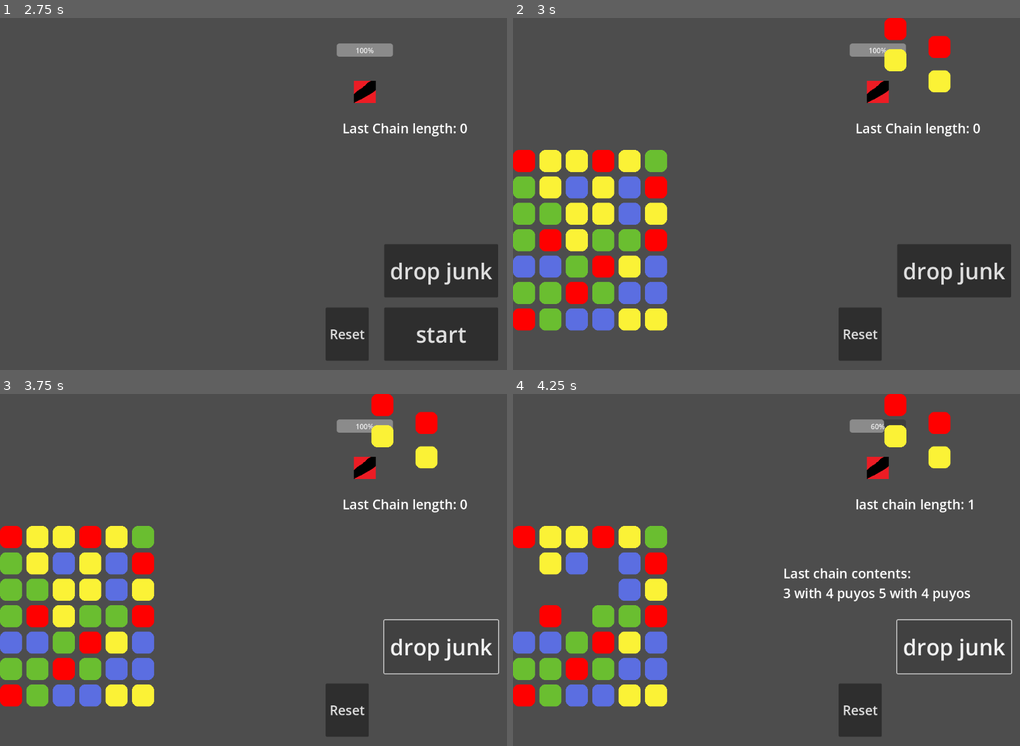
Above: before the commit, frames 1-4 (two rows, left to right).
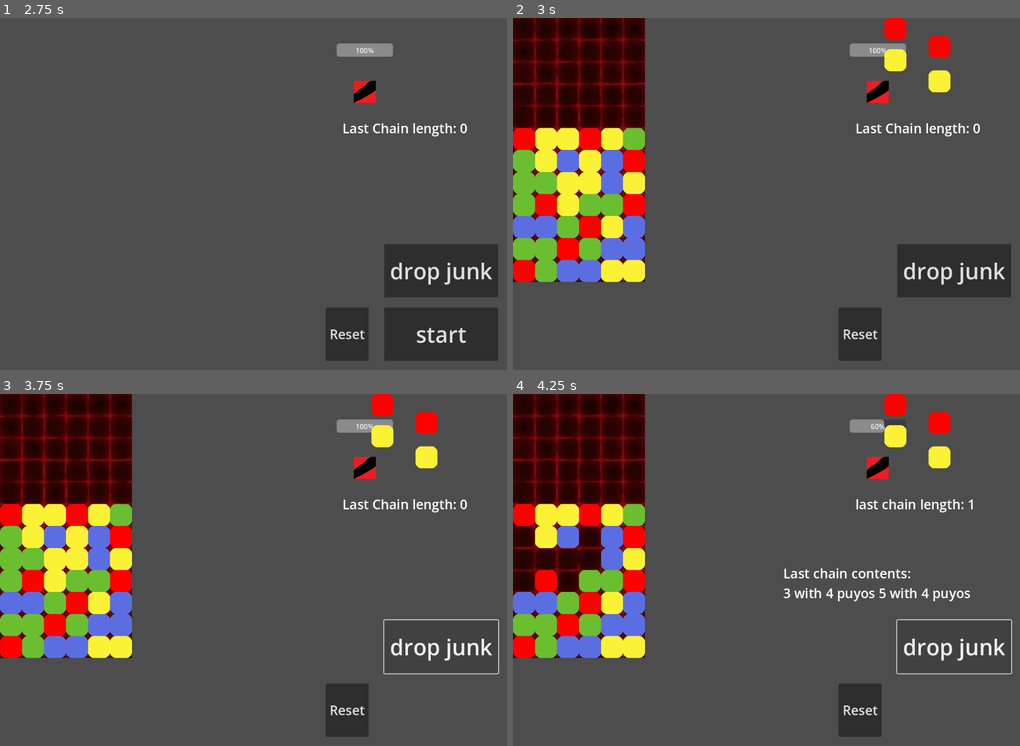
Above: after the commit, the same moments.

Repository: MarGamaDev/PuyoPuyoLike
Game: Godot game, scene res://Scenes/main_menu.tscn
The game is run twice, just before and just after one commit, with the same random seed, the same clock (stepped at 60 frames per second) and the same inputs. This scene is started directly instead of the project's main scene. The engine's default icon, where the game draws it, is replaced by a stand-in: a white triangle on a blue panel in a dark square.
Inputs:
- Up to frame 1 (2.75 s): tap Enter at 0.5 s; hold D (puyo_right) 0.53-1.28 s; tap 1 (TESTING_player_spawn) at 0.6, 1.35 s; hold S (puyo_down) 1.28-2 s; click "Start" at 2 s
- Up to frame 2 (3 s): click "start" at 2.75 s
- Up to frame 3 (3.75 s): click "drop junk" at 3.5 s
- Up to frame 4 (4.25 s): no input

Frame 1 is identical in both runs. In frame 2, 22% of the frame differs, in the area x 0-31%, y 0-89%; in frame 3, 22%; in frame 4, 23%.

Commit message:
implemented the grid background for puyo, puyo sizes are based off of it

Diff:
--- a/Scenes/grid_manager.tscn
+++ b/Scenes/grid_manager.tscn
@@ -7,6 +7,7 @@
 [ext_resource type="Script" uid="uid://ccmkst5npwi3n" path="res://scripts/audio/sound_effect.gd" id="5_onoqd"]
 [ext_resource type="AudioStream" uid="uid://dtfg7tw4n02cc" path="res://Placeholder Art/Clink.1.wav" id="6_5hofm"]
 [ext_resource type="AudioStream" uid="uid://dq2fpel8tfo2o" path="res://Placeholder Art/Thud.1.wav" id="7_tssi5"]
+[ext_resource type="Texture2D" uid="uid://csoroeu2gqsl0" path="res://Art/puyo_grid.jpeg" id="8_ahia6"]
 
 [sub_resource type="Resource" id="Resource_7y48m"]
 script = ExtResource("5_onoqd")
@@ -48,4 +49,8 @@
 [node name="SFXPlayer" parent="." instance=ExtResource("3_6mbex")]
 audio_library = SubResource("Resource_7rsak")
 
+[node name="GridBackground" type="Sprite2D" parent="."]
+texture = ExtResource("8_ahia6")
+centered = false
+
 [connection signal="timeout" from="PlayerDownTimer" to="." method="player_down_tick"]
--- a/Scenes/main_menu.tscn
+++ b/Scenes/main_menu.tscn
@@ -4,6 +4,157 @@
 [ext_resource type="Texture2D" uid="uid://dxjytwlr6d84f" path="res://Placeholder Art/menu_background.png" id="2_n45e2"]
 [ext_resource type="Texture2D" uid="uid://b6oxgd10fqwpj" path="res://Placeholder Art/box.png" id="3_opfnp"]
 [ext_resource type="Texture2D" uid="uid://d4feofqxnrx5x" path="res://Placeholder Art/logo.png" id="4_cp0ys"]
+
+[sub_resource type="Animation" id="Animation_t1dhk"]
+length = 0.001
+tracks/0/type = "value"
+tracks/0/imported = false
+tracks/0/enabled = true
+tracks/0/path = NodePath(".:position")
+tracks/0/interp = 1
+tracks/0/loop_wrap = true
+tracks/0/keys = {
+"times": PackedFloat32Array(0),
+"transitions": PackedFloat32Array(1),
+"update": 0,
+"values": [Vector2(124, -275)]
+}
+tracks/1/type = "value"
+tracks/1/imported = false
+tracks/1/enabled = true
+tracks/1/path = NodePath(".:modulate")
+tracks/1/interp = 1
+tracks/1/loop_wrap = true
+tracks/1/keys = {
+"times": PackedFloat32Array(0),
+"transitions": PackedFloat32Array(1),
+"update": 0,
+"values": [Color(1, 1, 1, 0)]
+}
+tracks/2/type = "value"
+tracks/2/imported = false
+tracks/2/enabled = true
+tracks/2/path = NodePath("../PlayerIllustration:modulate")
+tracks/2/interp = 1
+tracks/2/loop_wrap = true
+tracks/2/keys = {
+"times": PackedFloat32Array(0),
+"transitions": PackedFloat32Array(1),
+"update": 0,
+"values": [Color(1, 1, 1, 0)]
+}
+tracks/3/type = "value"
+tracks/3/imported = false
+tracks/3/enabled = true
+tracks/3/path = NodePath("../PlayerIllustration:position")
+tracks/3/interp = 1
+tracks/3/loop_wrap = true
+tracks/3/keys = {
+"times": PackedFloat32Array(0),
+"transitions": PackedFloat32Array(1),
+"update": 0,
+"values": [Vector2(540, 807)]
+}
+tracks/4/type = "value"
+tracks/4/imported = false
+tracks/4/enabled = true
+tracks/4/path = NodePath("../Buttons/StartButton:modulate")
+tracks/4/interp = 1
+tracks/4/loop_wrap = true
+tracks/4/keys = {
+"times": PackedFloat32Array(0),
+"transitions": PackedFloat32Array(1),
+"update": 0,
+"values": [Color(1, 1, 1, 0)]
+}
+tracks/5/type = "value"
+tracks/5/imported = false
+tracks/5/enabled = true
+tracks/5/path = NodePath("../Buttons/OptionsButton:modulate")
+tracks/5/interp = 1
+tracks/5/loop_wrap = true
+tracks/5/keys = {
+"times": PackedFloat32Array(0),
+"transitions": PackedFloat32Array(1),
+"update": 0,
+"values": [Color(1, 1, 1, 0)]
+}
+tracks/6/type = "value"
+tracks/6/imported = false
+tracks/6/enabled = true
+tracks/6/path = NodePath("../Buttons/CreditsButton:modulate")
+tracks/6/interp = 1
+tracks/6/loop_wrap = true
+tracks/6/keys = {
+"times": PackedFloat32Array(0),
+"transitions": PackedFloat32Array(1),
+"update": 0,
+"values": [Color(1, 1, 1, 0)]
+}
+tracks/7/type = "value"
+tracks/7/imported = false
+tracks/7/enabled = true
+tracks/7/path = NodePath("../Buttons:position")
+tracks/7/interp = 1
+tracks/7/loop_wrap = true
+tracks/7/keys = {
+"times": PackedFloat32Array(0),
+"transitions": PackedFloat32Array(1),
+"update": 0,
+"values": [Vector2(0, 404)]
+}
+
+[sub_resource type="Animation" id="Animation_ce3w2"]
+resource_name = "buttons"
+length = 2.0
+tracks/0/type = "value"
+tracks/0/imported = false
+tracks/0/enabled = true
+tracks/0/path = NodePath("../Buttons/StartButton:modulate")
+tracks/0/interp = 1
+tracks/0/loop_wrap = true
+tracks/0/keys = {
+"times": PackedFloat32Array(0, 1.2, 2),
+"transitions": PackedFloat32Array(8.28211, 8.28211, 8.28211),
+"update": 0,
+"values": [Color(1, 1, 1, 0), Color(1, 1, 1, 1), Color(1, 1, 1, 1)]
+}
+tracks/1/type = "value"
+tracks/1/imported = false
+tracks/1/enabled = true
+tracks/1/path = NodePath("../Buttons/OptionsButton:modulate")
+tracks/1/interp = 1
+tracks/1/loop_wrap = true
+tracks/1/keys = {
+"times": PackedFloat32Array(0, 1.63333, 2),
+"transitions": PackedFloat32Array(8.28211, 8.28211, 8.28211),
+"update": 0,
+"values": [Color(1, 1, 1, 0), Color(1, 1, 1, 1), Color(1, 1, 1, 1)]
+}
+tracks/2/type = "value"
+tracks/2/imported = false
+tracks/2/enabled = true
+tracks/2/path = NodePath("../Buttons/CreditsButton:modulate")
+tracks/2/interp = 1
+tracks/2/loop_wrap = true
+tracks/2/keys = {
+"times": PackedFloat32Array(0, 2),
+"transitions": PackedFloat32Array(8.28211, 8.28211),
+"update": 0,
+"values": [Color(1, 1, 1, 0), Color(1, 1, 1, 1)]
+}
+tracks/3/type = "value"
+tracks/3/imported = false
+tracks/3/enabled = true
+tracks/3/path = NodePath("../Buttons:position")
+tracks/3/interp = 1
+tracks/3/loop_wrap = true
+tracks/3/keys = {
+"times": PackedFloat32Array(0, 1.66667, 2),
+"transitions": PackedFloat32Array(1, 1, 1),
+"update": 0,
+"values": [Vector2(0, 404), Vector2(0, 5), Vector2(0, 5)]
+}
 
 [sub_resource type="Animation" id="Animation_vr1f0"]
 resource_name = "logo"
@@ -57,157 +208,6 @@
 "values": [Vector2(540, 807), Vector2(540, 90), Vector2(540, 90)]
 }
 
-[sub_resource type="Animation" id="Animation_t1dhk"]
-length = 0.001
-tracks/0/type = "value"
-tracks/0/imported = false
-tracks/0/enabled = true
-tracks/0/path = NodePath(".:position")
-tracks/0/interp = 1
-tracks/0/loop_wrap = true
-tracks/0/keys = {
-"times": PackedFloat32Array(0),
-"transitions": PackedFloat32Array(1),
-"update": 0,
-"values": [Vector2(124, -275)]
-}
-tracks/1/type = "value"
-tracks/1/imported = false
-tracks/1/enabled = true
-tracks/1/path = NodePath(".:modulate")
-tracks/1/interp = 1
-tracks/1/loop_wrap = true
-tracks/1/keys = {
-"times": PackedFloat32Array(0),
-"transitions": PackedFloat32Array(1),
-"update": 0,
-"values": [Color(1, 1, 1, 0)]
-}
-tracks/2/type = "value"
-tracks/2/imported = false
-tracks/2/enabled = true
-tracks/2/path = NodePath("../PlayerIllustration:modulate")
-tracks/2/interp = 1
-tracks/2/loop_wrap = true
-tracks/2/keys = {
-"times": PackedFloat32Array(0),
-"transitions": PackedFloat32Array(1),
-"update": 0,
-"values": [Color(1, 1, 1, 0)]
-}
-tracks/3/type = "value"
-tracks/3/imported = false
-tracks/3/enabled = true
-tracks/3/path = NodePath("../PlayerIllustration:position")
-tracks/3/interp = 1
-tracks/3/loop_wrap = true
-tracks/3/keys = {
-"times": PackedFloat32Array(0),
-"transitions": PackedFloat32Array(1),
-"update": 0,
-"values": [Vector2(540, 807)]
-}
-tracks/4/type = "value"
-tracks/4/imported = false
-tracks/4/enabled = true
-tracks/4/path = NodePath("../Buttons/StartButton:modulate")
-tracks/4/interp = 1
-tracks/4/loop_wrap = true
-tracks/4/keys = {
-"times": PackedFloat32Array(0),
-"transitions": PackedFloat32Array(1),
-"update": 0,
-"values": [Color(1, 1, 1, 0)]
-}
-tracks/5/type = "value"
-tracks/5/imported = false
-tracks/5/enabled = true
-tracks/5/path = NodePath("../Buttons/OptionsButton:modulate")
-tracks/5/interp = 1
-tracks/5/loop_wrap = true
-tracks/5/keys = {
-"times": PackedFloat32Array(0),
-"transitions": PackedFloat32Array(1),
-"update": 0,
-"values": [Color(1, 1, 1, 0)]
-}
-tracks/6/type = "value"
-tracks/6/imported = false
-tracks/6/enabled = true
-tracks/6/path = NodePath("../Buttons/CreditsButton:modulate")
-tracks/6/interp = 1
-tracks/6/loop_wrap = true
-tracks/6/keys = {
-"times": PackedFloat32Array(0),
-"transitions": PackedFloat32Array(1),
-"update": 0,
-"values": [Color(1, 1, 1, 0)]
-}
-tracks/7/type = "value"
-tracks/7/imported = false
-tracks/7/enabled = true
-tracks/7/path = NodePath("../Buttons:position")
-tracks/7/interp = 1
-tracks/7/loop_wrap = true
-tracks/7/keys = {
-"times": PackedFloat32Array(0),
-"transitions": PackedFloat32Array(1),
-"update": 0,
-"values": [Vector2(0, 404)]
-}
-
-[sub_resource type="Animation" id="Animation_ce3w2"]
-resource_name = "buttons"
-length = 2.0
-tracks/0/type = "value"
-tracks/0/imported = false
-tracks/0/enabled = true
-tracks/0/path = NodePath("../Buttons/StartButton:modulate")
-tracks/0/interp = 1
-tracks/0/loop_wrap = true
-tracks/0/keys = {
-"times": PackedFloat32Array(0, 1.2, 2),
-"transitions": PackedFloat32Array(8.28211, 8.28211, 8.28211),
-"update": 0,
-"values": [Color(1, 1, 1, 0), Color(1, 1, 1, 1), Color(1, 1, 1, 1)]
-}
-tracks/1/type = "value"
-tracks/1/imported = false
-tracks/1/enabled = true
-tracks/1/path = NodePath("../Buttons/OptionsButton:modulate")
-tracks/1/interp = 1
-tracks/1/loop_wrap = true
-tracks/1/keys = {
-"times": PackedFloat32Array(0, 1.63333, 2),
-"transitions": PackedFloat32Array(8.28211, 8.28211, 8.28211),
-"update": 0,
-"values": [Color(1, 1, 1, 0), Color(1, 1, 1, 1), Color(1, 1, 1, 1)]
-}
-tracks/2/type = "value"
-tracks/2/imported = false
-tracks/2/enabled = true
-tracks/2/path = NodePath("../Buttons/CreditsButton:modulate")
-tracks/2/interp = 1
-tracks/2/loop_wrap = true
-tracks/2/keys = {
-"times": PackedFloat32Array(0, 2),
-"transitions": PackedFloat32Array(8.28211, 8.28211),
-"update": 0,
-"values": [Color(1, 1, 1, 0), Color(1, 1, 1, 1)]
-}
-tracks/3/type = "value"
-tracks/3/imported = false
-tracks/3/enabled = true
-tracks/3/path = NodePath("../Buttons:position")
-tracks/3/interp = 1
-tracks/3/loop_wrap = true
-tracks/3/keys = {
-"times": PackedFloat32Array(0, 1.66667, 2),
-"transitions": PackedFloat32Array(1, 1, 1),
-"update": 0,
-"values": [Vector2(0, 404), Vector2(0, 5), Vector2(0, 5)]
-}
-
 [sub_resource type="AnimationLibrary" id="AnimationLibrary_5egv6"]
 _data = {
 &"RESET": SubResource("Animation_t1dhk"),
--- a/scripts/grid_manager.gd
+++ b/scripts/grid_manager.gd
@@ -17,7 +17,7 @@
 @export var grid_height : int = 12
 @export var grid_width : int = 6
 #size of the squares
-@export var square_size : int = 30
+@onready var square_size = ($GridBackground.texture.get_width() * $GridBackground.scale.y) / 6
 #array of GridNodes (nested type declarations aren't supported unfortunately)
 #grid will be column major, so [x][y] like on a grid. [column] [row]
 #0,0 will be top left, and rows x,0 & x,1 will not be on screen, and are used for gameover
@@ -158,7 +158,7 @@
 			grid[i][j] = new_node
 			new_node.grid_index = Vector2i(i, j)
 			#setting it's position
-			new_node.position = Vector2(i * square_size, j * square_size)
+			new_node.position = Vector2(i * (square_size / 2), j * (square_size / 2))
 			add_child(new_node)
 		#add a full column
 
@@ -373,8 +373,8 @@
 		player_rotation = 0
 
 		player_grid_positions = [Vector2i(int ((grid_width -1)/ 2),0), Vector2i(int ((grid_width -1)/ 2) + 1,0)]
-		player_puyos[0].position.x = grid[int (grid_width / 2)][0].position.x + square_size
-		player_puyos[1].position.x  = grid[(int (grid_width / 2)) + 1][0].position.x + square_size * 2
+		player_puyos[0].position.x = grid[int (grid_width / 2)][0].position.x + (square_size / 2)
+		player_puyos[1].position.x  = grid[(int (grid_width / 2)) + 1][0].position.x + square_size
 		player_next_positions[0] = player_puyos[0].position
 		player_next_positions[1] = player_puyos[1].position
 
@@ -426,7 +426,7 @@
 		for i in range (0, 2):
 			var moving_puyo : Puyo = player_puyos[i]
 			var translation_difference = new_grid_positions[i] - player_grid_positions[i]
-			translation_difference *= square_size
+			translation_difference *= (square_size / 2)
 			player_next_positions[i].x = moving_puyo.position.x + (translation_difference.x * 2)
 			player_next_positions[i].y = moving_puyo.position.y + (translation_difference.y * 2)
 			moving_puyo.position = player_next_positions[i]
Binary file added: Art/puyo_grid.jpeg
Not shown, added: Art/puyo_grid.jpeg.import
Not shown: 1 places in Scenes/grid_manager.tscn that only renumber resources
